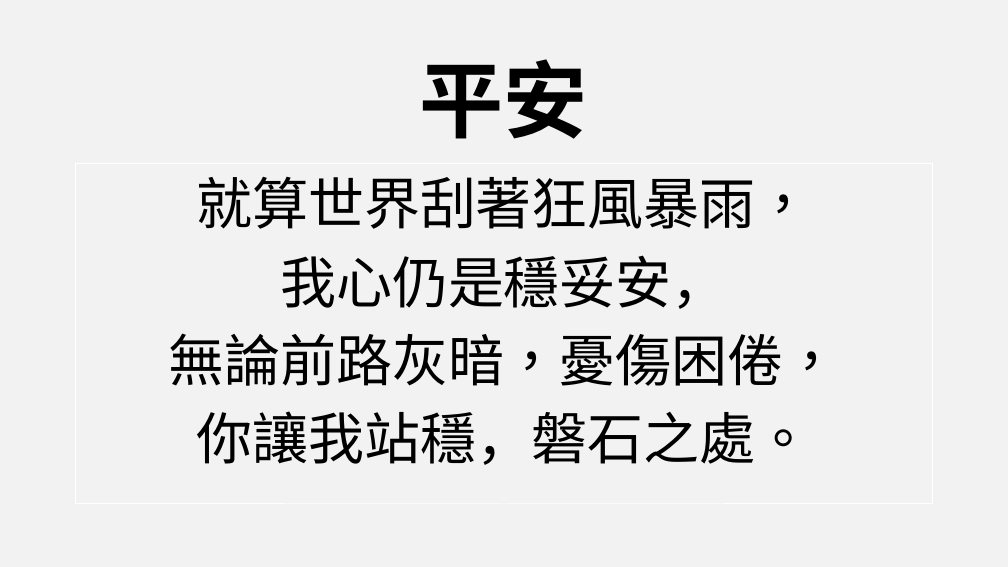
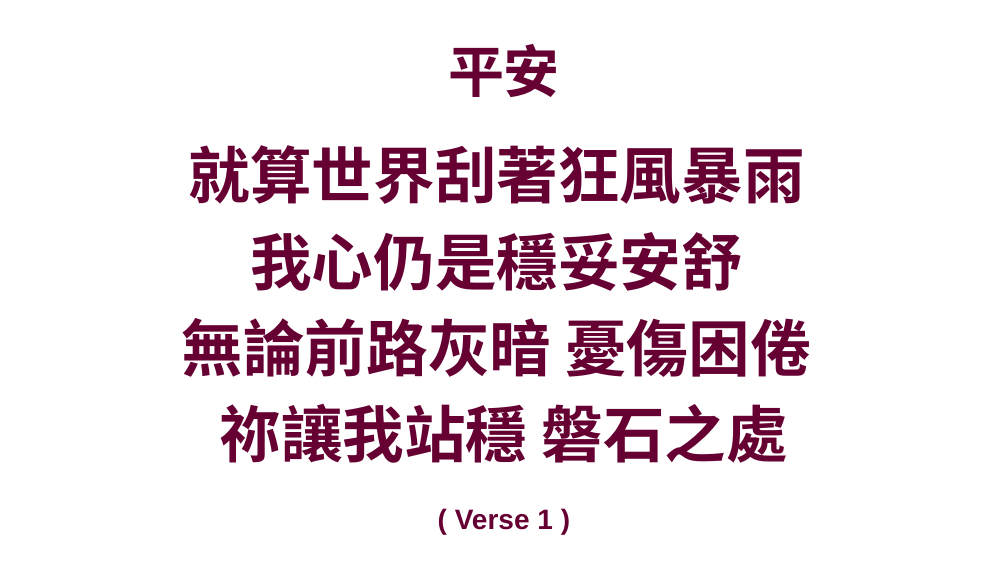
Before and after one commit to batisuoc/prayermeeting, a slide deck: slide 5 of 2020/9月/3-9.pptx (slide 23 before the commit). Drawn at 1008x567 pixels with LibreOffice and Linux fonts; fonts in the diff are those of the drawing; background and template pictures are left out. Boxes give left, top, right and bottom in pixels: in the first picture for what was removed or moved away, otherwise in the second. Text is boxed around its words. In the diff, an @@ line names an element or a change of style, - is before the commit and + after.

Commit message:
Update ppts

```diff
--- a/2020/9月/3-9.pptx
+++ b/2020/9月/3-9.pptx
@@ background #F2F2F2 to picture (left out) @@
@@ title "平安": place and size @@
-title "平安" at bbox=[420, 59, 588, 139]
+title "平安" at bbox=[448, 44, 560, 97]
@@ title "平安" at bbox=[448, 44, 560, 97]: size 60 to 40 pt, font Arial to Noto Sans CJK SC, text colour #000000 to #660033 @@
@@ text "就算世界刮著狂風暴雨": place and size @@
-text "就算世界刮著狂風暴雨" at bbox=[76, 163, 932, 504]
+text "就算世界刮著狂風暴雨" at bbox=[182, 145, 811, 463]
@@ text "就算世界刮著狂風暴雨" at bbox=[182, 145, 811, 463]: outline #FFFFFF 0.75 pt to none @@
@@ text at bbox=[182, 145, 811, 463]: text changed; size 40 to 44 pt; font Arial to Noto Sans CJK SC; text colour #000000 to #660033; bold on @@
-就算世界刮著狂風暴雨，
-我心仍是穩妥安，
-無論前路灰暗，憂傷困倦，
-你讓我站穩，磐石之處。
+就算世界刮著狂風暴雨
+我心仍是穩妥安舒
+無論前路灰暗 憂傷困倦
+祢讓我站穩 磐石之處
@@ text added at bbox=[455, 509, 553, 530], 20 pt, text #660033, bold @@
+( Verse 1 )
```
Also in this commit, not shown: 3 other slides changed, 4 slides added, 27 slides removed, 2 other files.
